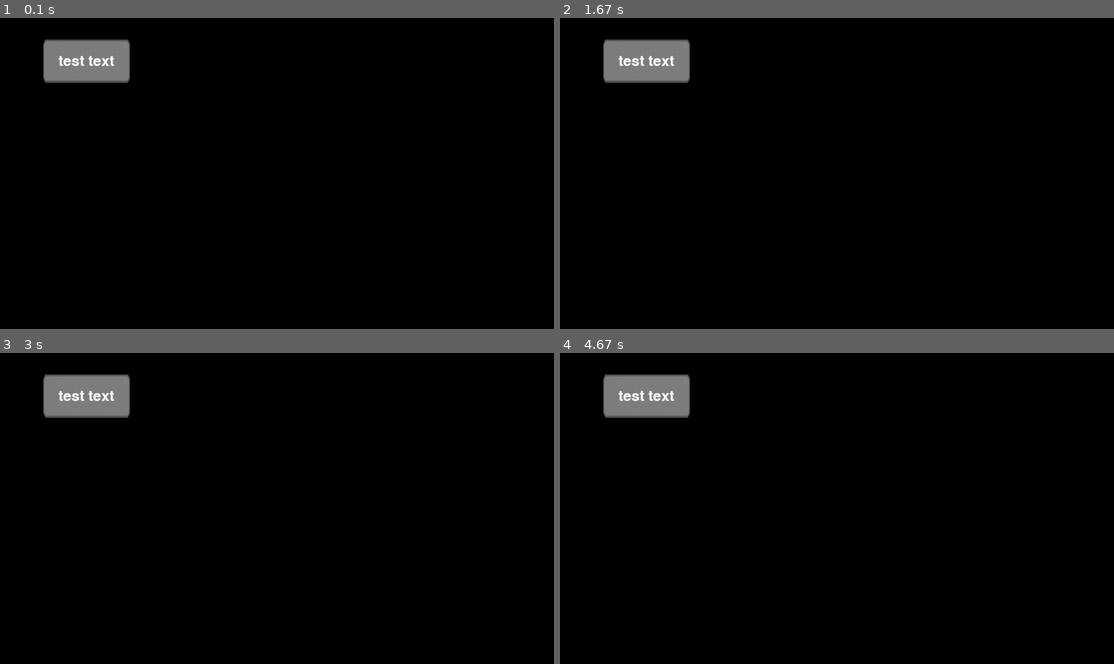
Above: before the commit, frames 1-4 (two rows, left to right).
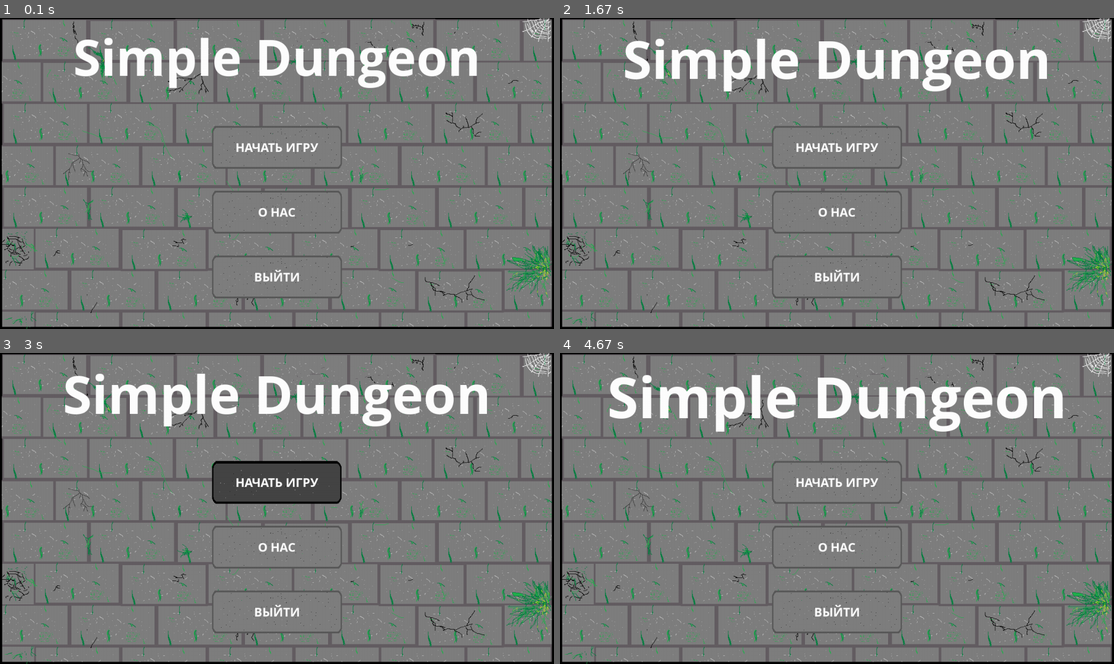
Above: after the commit, the same moments.

Repository: plov-cyber/Simple_Dungeon_PyGame
Game: pygame game, started from main.py
Same seed, same stepped clock (60 frames per second), same inputs: the game is played once before the commit and once after it.
Inputs (mouse positions are in pixels of both pictures, inside the frame that each line leads up to):
- Up to frame 1 (0.1 s): no input
- Up to frame 2 (1.67 s): click (837, 148) at 0.38 s; press the mouse at (837, 148) at 0.7 s; move the mouse to (859, 192) at 0.8 s; release the mouse at (875, 238) at 0.93 s; press the mouse at (837, 148) at 1.53 s; move the mouse to (809, 185) at 1.63 s
- Up to frame 3 (3 s): release the mouse at (221, 558) at 1.77 s; press the mouse at (277, 611) at 1.87 s; move the mouse to (171, 555) at 1.97 s; release the mouse at (72, 499) at 2.1 s; click (277, 483) at 2.72 s
- Up to frame 4 (4.67 s): press the mouse at (837, 483) at 3.03 s; move the mouse to (781, 508) at 3.13 s; release the mouse at (720, 533) at 3.27 s

The runs differ from the first frame. In frame 1, 97% of the frame differs, in the area x 0-100%, y 0-100%; in frame 2, 97%; in frame 3, 97%; in frame 4, 97%.

Commit message:
Готово главное меню, работает кнопка выхода

Diff:
--- a/main.py
+++ b/main.py
@@ -5,41 +5,95 @@
 
 class Button:
     def __init__(self, x, y, width, height, txt, sc):
-        self.bg = pygame.transform.scale(pygame.image.load('sources/button.png').convert(), (width, height))
-        self.bg.set_colorkey(WHITE)
+        self.bg = pygame.transform.scale(BTN_IMGS[0].convert(), (width, height))
         self.pos = (x, y)
+        self.x = x
+        self.y = y
         self.width = width
         self.height = height
-        self.text = txt
-        sc.blit(self.bg, self.pos)
-        font = pygame.font.Font(None, 50)
-        text = font.render(self.text, 1, WHITE)
-        sc.blit(text, (
-            self.pos[0] + (self.width - text.get_width()) // 2, self.pos[1] + (self.height - text.get_height()) // 2))
+        self.sc = sc
+        self.title = txt
+        self.text = pygame.font.SysFont('comicsansms', 30, bold=True).render(txt, 1, WHITE)
+        self.update()
+
+    def change_state(self):
+        if self.is_focused(pygame.mouse.get_pos()):
+            self.bg = pygame.transform.scale(BTN_IMGS[1].convert(), (self.width, self.height))
+        else:
+            self.bg = pygame.transform.scale(BTN_IMGS[0].convert(), (self.width, self.height))
+        self.update()
+
+    def update(self):
+        self.sc.blit(self.bg, self.pos)
+        self.sc.blit(self.text, (
+            self.pos[0] + (self.width - self.text.get_width()) // 2,
+            self.pos[1] + (self.height - self.text.get_height()) // 2))
+
+    def is_focused(self, pos):
+        x, y = pos
+        if self.x <= x <= self.x + self.width and self.y <= y <= self.y + self.height:
+            return True
+        return False
 
 
+WHITE = (255, 255, 255)
+BTN_IMGS = [pygame.image.load('sources/btn.png'), pygame.image.load('sources/btn_act.png')]
+BACKGROUND = pygame.image.load('sources/background.png')
+for btn in BTN_IMGS:
+    btn.set_colorkey(WHITE)
 WIN_WIDTH = 1280
 WIN_HEIGHT = 720
 FPS = 60
-WHITE = (255, 255, 255)
+MENU_SCREEN = 'menu_sc'
 
-clock = pygame.time.Clock()
 screen = pygame.display.set_mode((WIN_WIDTH, WIN_HEIGHT))
 pygame.display.set_caption('Simple Dungeon')
 pygame.display.set_icon(pygame.image.load('sources/icon.bmp').convert_alpha())
-main_screen = pygame.Surface((WIN_WIDTH, WIN_HEIGHT))
-# main_screen.blit(pygame.image.load('').convert(), (0, 0))
-button = Button(100, 50, 200, 100, 'test text', main_screen)
+clock = pygame.time.Clock()
 
-screen.blit(main_screen, (0, 0))
+now_screen = MENU_SCREEN
+menu_screen = pygame.Surface((WIN_WIDTH, WIN_HEIGHT))
+menu_screen.blit(BACKGROUND.convert(), (0, 0))
+title_size = 120
+title_text = pygame.font.SysFont('comicsansms', title_size, bold=True).render('Simple Dungeon', 1, WHITE)
+menu_screen.blit(title_text, ((WIN_WIDTH - title_text.get_width()) // 2, 5))
+
+SCREENS = {MENU_SCREEN: menu_screen}
+BUTTONS = [Button(WIN_WIDTH // 2 - 150, 250, 300, 100, 'НАЧАТЬ ИГРУ', menu_screen),
+           Button(WIN_WIDTH // 2 - 150, 400, 300, 100, 'О НАС', menu_screen),
+           Button(WIN_WIDTH // 2 - 150, 550, 300, 100, 'ВЫЙТИ', menu_screen)]
 
 running = True
+flag = True
 
 while running:
+    menu_screen.blit(BACKGROUND.convert(), (0, 0))
+    if now_screen == MENU_SCREEN:
+        if flag and title_size < 140:
+            title_size += 0.5
+        else:
+            flag = False
+        if not flag and title_size > 120:
+            title_size -= 0.5
+        else:
+            flag = True
+        title_text = pygame.font.SysFont('comicsansms', int(title_size), bold=True).render('Simple Dungeon', 1, WHITE)
+        menu_screen.blit(title_text, ((WIN_WIDTH - title_text.get_width()) // 2, 10))
+
+        for btn in BUTTONS:
+            btn.change_state()
+
     for event in pygame.event.get():
         if event.type == pygame.QUIT:
             running = False
 
+        if now_screen == MENU_SCREEN:
+            for btn in BUTTONS:
+                if event.type == pygame.MOUSEBUTTONUP and event.button == 1 and btn.is_focused(event.pos):
+                    if btn.title == 'ВЫЙТИ':
+                        running = False
+
+    screen.blit(SCREENS[now_screen], (0, 0))
     pygame.display.flip()
     clock.tick(FPS)
 pygame.quit()
Binary file added: sources/background.png
Binary file added: sources/btn.png
Binary file added: sources/btn_act.png
Binary file removed: sources/button.png
